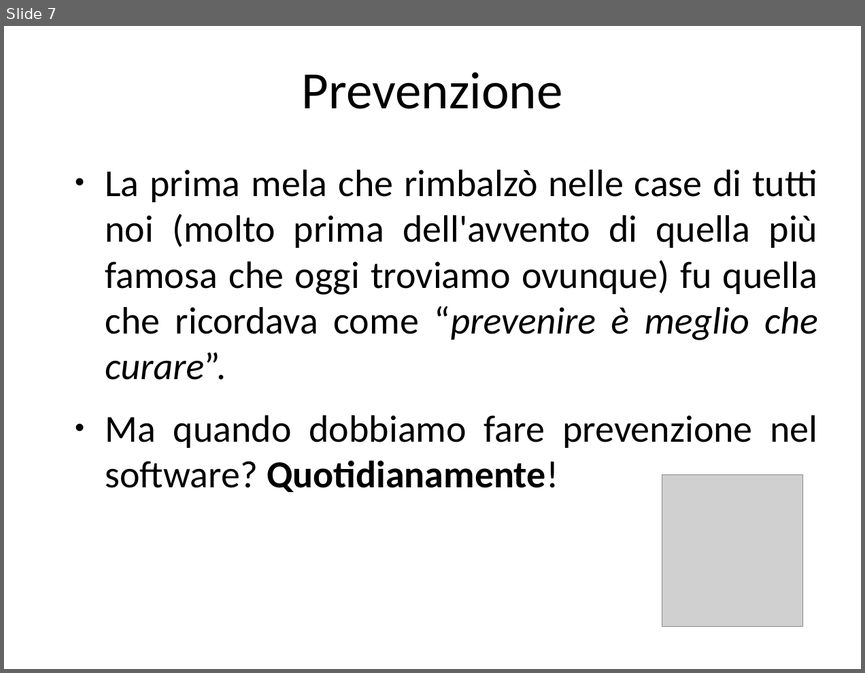
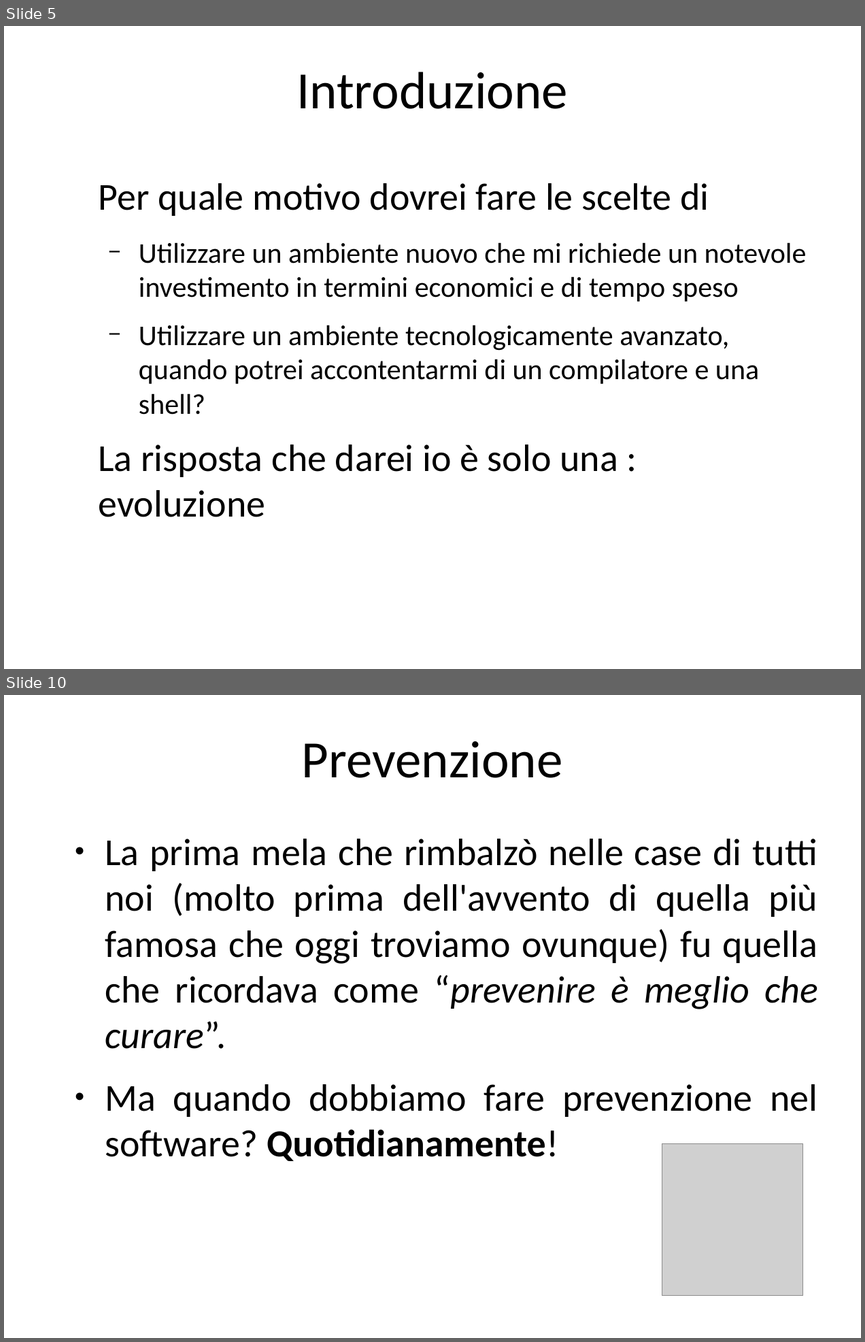
Before and after one commit to guidop/CDays14, a slide deck: CDays14.odp. Shown one above the other, each under a label of ours: slide 7 before the commit, slides 5 and 10 after it; the slides between them are not shown. The pictures are 865x673 and 865x1342 pixels, drawn with LibreOffice and Linux fonts; fonts in the diff are those of the drawing; grey boxes stand for pictures. Boxes give left, top, right and bottom in pixels: in the first picture for what was removed or moved away, otherwise in the second. Text is boxed around its words. In the diff, an @@ line names an element or a change of style, - is before the commit and + after.

```diff
--- a/CDays14.odp
+++ b/CDays14.odp
@@ slide 5 added at [4, 26, 861, 669], background #FFFFFF @@
@@ title added at [296, 72, 568, 109], 44 pt, text #000000 @@
+Introduzione
@@ text added at [98, 183, 806, 517], 24 pt, text #000000 @@
+Per quale motivo dovrei fare le scelte di
+  − Utilizzare un ambiente nuovo che mi richiede un notevole investimento in termini economici e di tempo speso
+  − Utilizzare un ambiente tecnologicamente avanzato, quando potrei accontentarmi di un compilatore e una shell?
+La risposta che darei io è solo una : evoluzione
@@ what was slide 7 is now slide 10 @@
```
Also in this commit, not shown: 8 other slides added, 6 slides removed, 10 other files.
